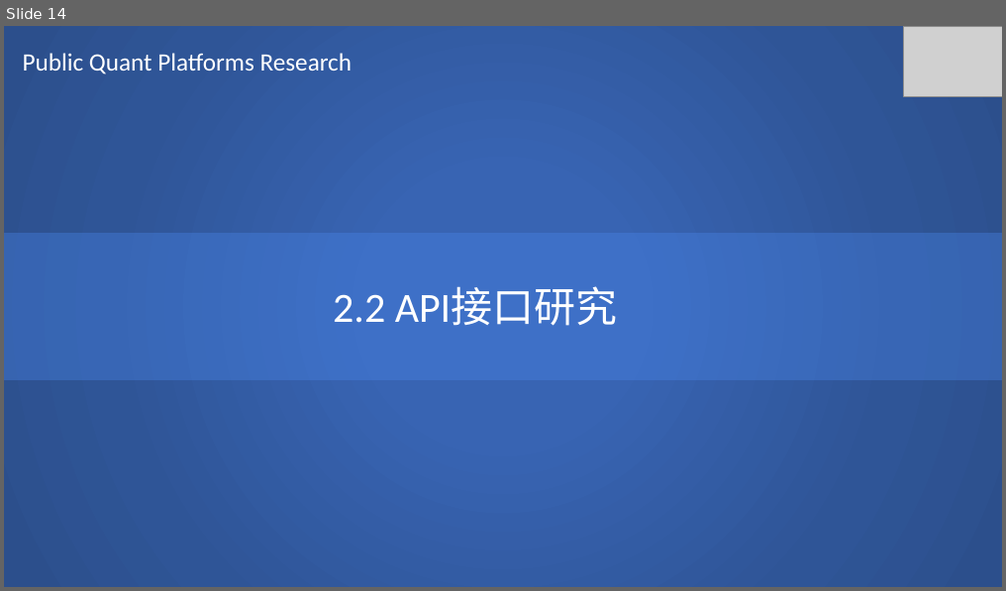
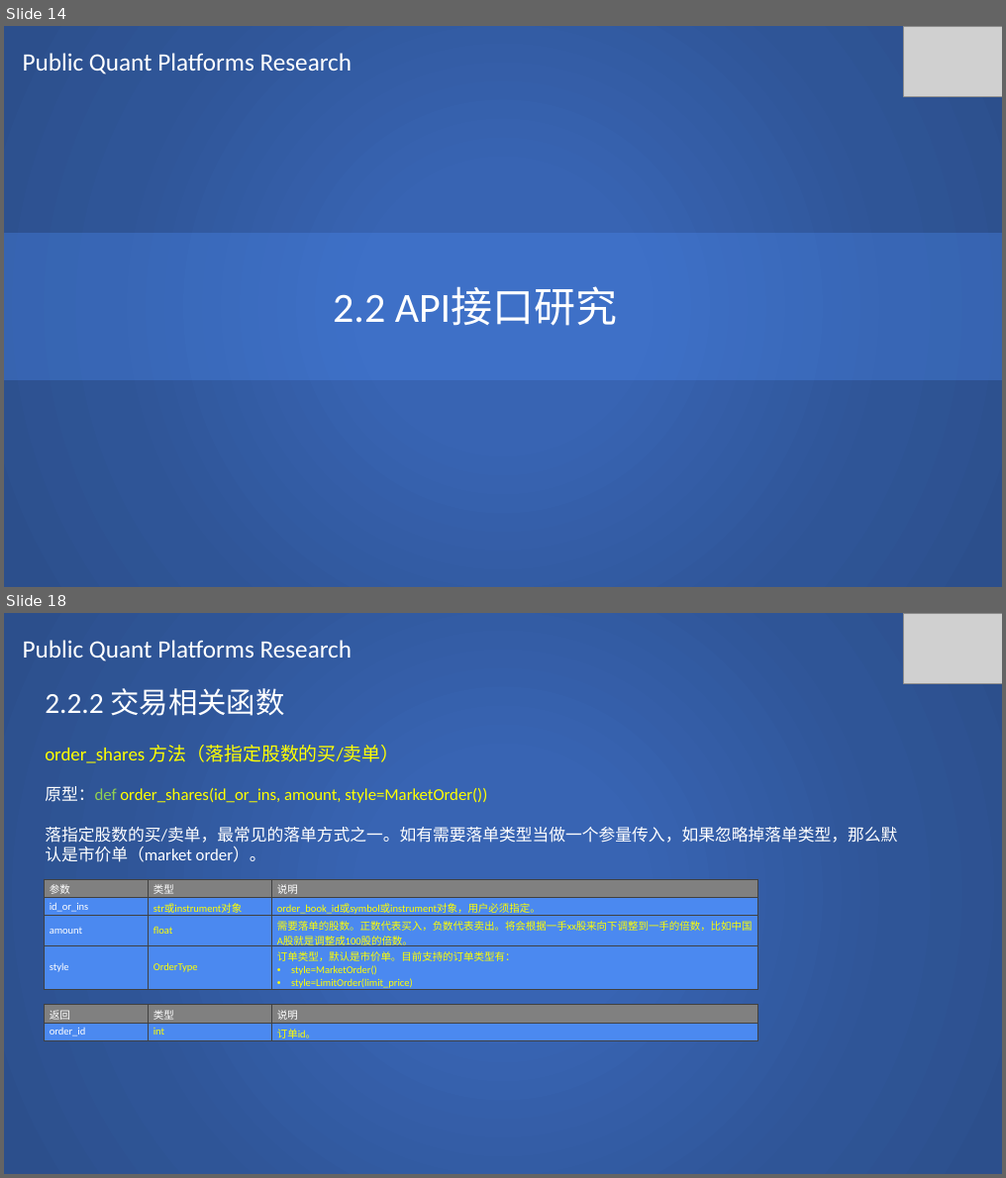
Before and after one commit to SCITLAS/Stellar, a slide deck: Stellar_0.1/documents/public_quant_platforms_research.pptx. Shown one above the other, each under a label of ours: slide 14 before the commit, slides 14 and 18 after it; the slides between them are not shown. The pictures are 1006x591 and 1006x1178 pixels, drawn with LibreOffice and Linux fonts; fonts in the diff are those of the drawing; grey boxes stand for pictures. Boxes give left, top, right and bottom in pixels: in the first picture for what was removed or moved away, otherwise in the second. Text is boxed around its words. In the diff, an @@ line names an element or a change of style, - is before the commit and + after.

Commit message:
RiceQuant research 10% done

```diff
--- a/Stellar_0.1/documents/public_quant_platforms_research.pptx
+++ b/Stellar_0.1/documents/public_quant_platforms_research.pptx
@@ slide 18 added at [4, 613, 1002, 1174], background #FFFFFF @@
@@ rectangle added at [4, 613, 1002, 1174], fill gradient #3864B3 to #2F5597 to #2C4F8C @@
@@ text added at [23, 640, 351, 662], 24 pt, text #FFFFFF @@
+Public Quant Platforms Research
@@ picture added at [903, 613, 1002, 683] @@
@@ text added at [45, 688, 897, 862], 16 pt, text #FFFFFF @@
+2.2.2 交易相关函数
+order_shares 方法（落指定股数的买/卖单）
+原型：def order_shares(id_or_ins, amount, style=MarketOrder())
+落指定股数的买/卖单，最常见的落单方式之一。如有需要落单类型当做一个参量传入，如果忽略掉落单类型，那么默认是市价单（market order）。
@@ table added at [44, 879, 758, 992], 4 rows, 3 columns @@
+参数 | 类型 | 说明
+id_or_ins | str或instrument对象 | order_book_id或symbol或instrument对象，用户必须指定。
+amount | float | 需要落单的股数。正数代表买入，负数代表卖出。将会根据一手xx股来向下调整到一手的倍数，比如中国A股就是调整成100股的倍数。
+style | OrderType | 订单类型，默认是市价单。目前支持的订单类型有： / style=MarketOrder() / style=LimitOrder(limit_price)
@@ table added at [44, 1005, 758, 1043], 2 rows, 3 columns @@
+返回 | 类型 | 说明
+order_id | int | 订单id。
```
Also in this commit, not shown: 2 slides changed, 10 other slides added.
